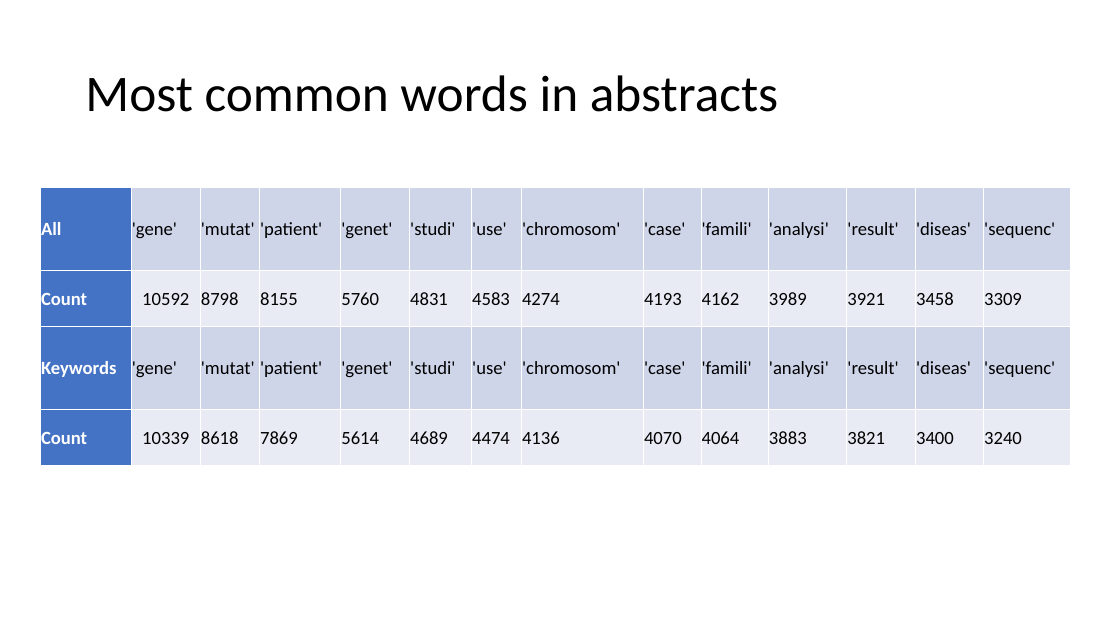
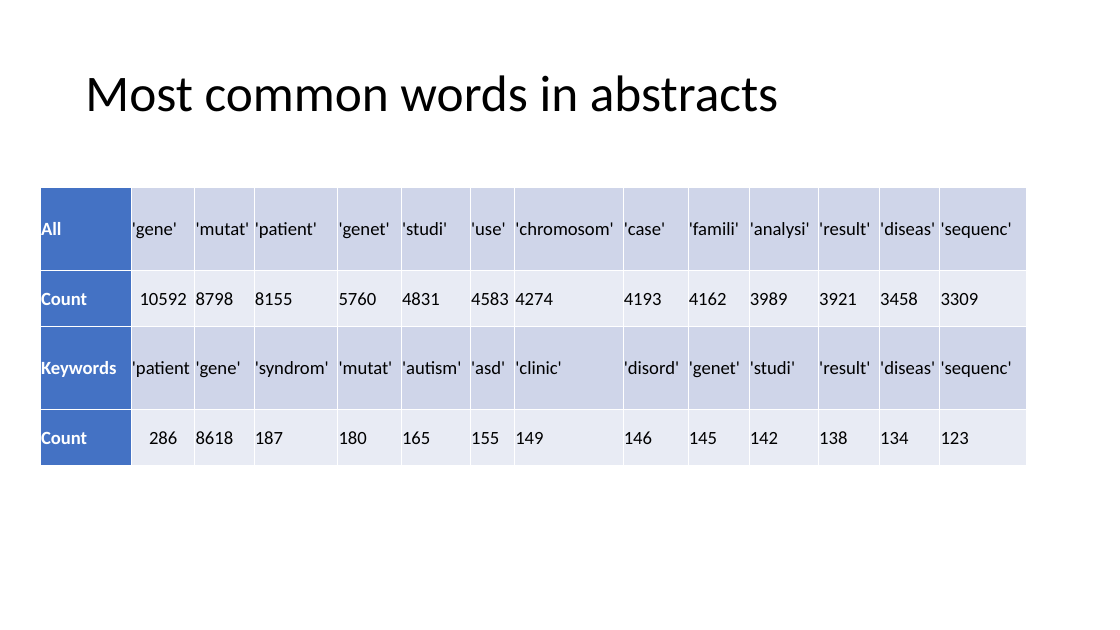
Before and after one commit to UKDataServiceOpen/Person_Identy_First_Language, a slide deck: slide 1 of Slides/Results_slides.pptx. Drawn at 1120x630 pixels with LibreOffice and Linux fonts; fonts in the diff are those of the drawing. Boxes give left, top, right and bottom in pixels: in the first picture for what was removed or moved away, otherwise in the second. Text is boxed around its words. In the diff, an @@ line names an element or a change of style, - is before the commit and + after.

```diff
--- a/Slides/Results_slides.pptx
+++ b/Slides/Results_slides.pptx
@@ table at (x1=40, y1=187, x2=1028, y2=466) @@
-row 3: Keywords | 'gene' | 'mutat' | 'patient' | 'genet' | 'studi' | 'use' | 'chromosom' | 'case' | 'famili' | 'analysi' | 'result' | 'diseas' | 'sequenc'
+row 3: Keywords | 'patient | 'gene' | 'syndrom' | 'mutat' | 'autism' | 'asd' | 'clinic' | 'disord' | 'genet' | 'studi' | 'result' | 'diseas' | 'sequenc'
-row 4: Count | 10339 | 8618 | 7869 | 5614 | 4689 | 4474 | 4136 | 4070 | 4064 | 3883 | 3821 | 3400 | 3240
+row 4: Count | 286 | 8618 | 187 | 180 | 165 | 155 | 149 | 146 | 145 | 142 | 138 | 134 | 123
@@ table resized from (x1=40, y1=187, x2=1070, y2=466) to (x1=40, y1=187, x2=1028, y2=466) @@
```
Also in this commit, not shown: 1 other file.
